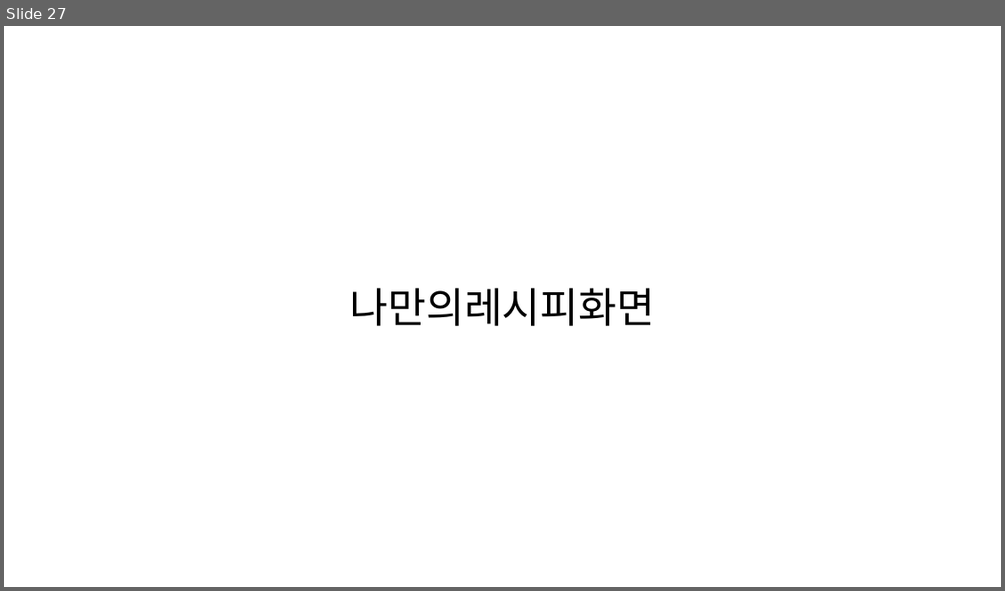
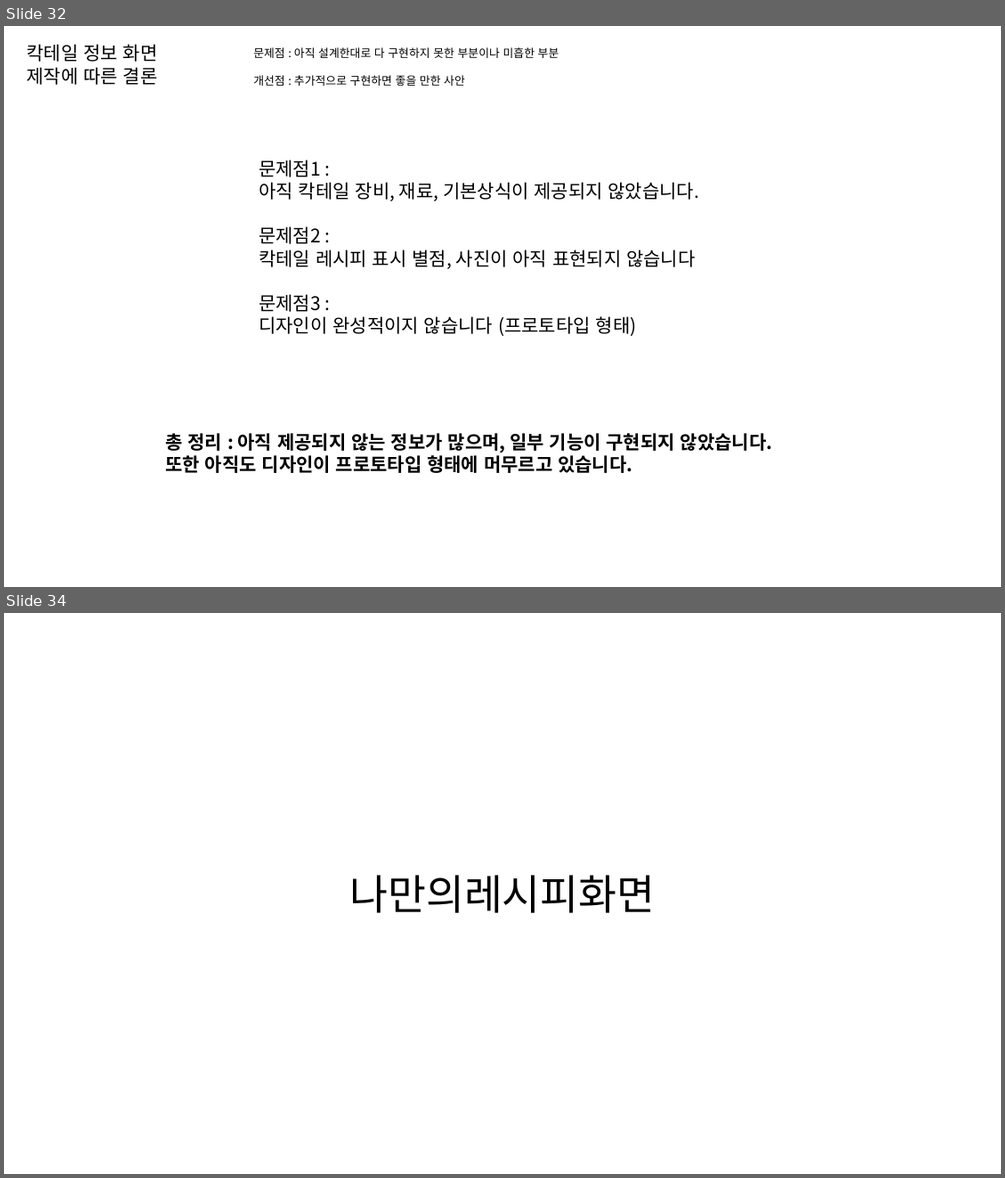
Before and after one commit to byungmeo/CockFit, a slide deck: Documents/4.제작보고서/제작보고서 자료.pptx. Shown one above the other, each under a label of ours: slide 27 before the commit, slides 32 and 34 after it; the slides between them are not shown. The pictures are 1005x591 and 1005x1178 pixels, drawn with LibreOffice and Linux fonts; fonts in the diff are those of the drawing. Boxes give left, top, right and bottom in pixels: in the first picture for what was removed or moved away, otherwise in the second. Text is boxed around its words. In the diff, an @@ line names an element or a change of style, - is before the commit and + after.

Commit message:
레시피화면 사진크기조절 / 레시피정보화면 제작보고서자료 업데이트

```diff
--- a/Documents/4.제작보고서/제작보고서 자료.pptx
+++ b/Documents/4.제작보고서/제작보고서 자료.pptx
@@ slide 32 added at bbox=[4, 26, 1001, 587], background #FFFFFF @@
@@ text added at bbox=[26, 44, 158, 85], 18 pt, text #000000 @@
+칵테일 정보 화면
+제작에 따른 결론
@@ text added at bbox=[253, 47, 559, 86], 11 pt, text #000000 @@
+문제점 : 아직 설계한대로 다 구현하지 못한 부분이나 미흡한 부분
+개선점 : 추가적으로 구현하면 좋을 만한 사안
@@ text added at bbox=[259, 160, 699, 336], 18 pt, text #000000 @@
+문제점1 :
+아직 칵테일 장비, 재료, 기본상식이 제공되지 않았습니다.
+문제점2 :
+칵테일 레시피 표시 별점, 사진이 아직 표현되지 않습니다
+문제점3 :
+디자인이 완성적이지 않습니다 (프로토타입 형태)
@@ text added at bbox=[165, 433, 772, 473], 18 pt, text #000000, bold @@
+총 정리 : 아직 제공되지 않는 정보가 많으며, 일부 기능이 구현되지 않았습니다.
+또한 아직도 디자인이 프로토타입 형태에 머무르고 있습니다.
@@ what was slide 27 is now slide 34 @@
```
Also in this commit, not shown: 3 slides changed, 6 other slides added, 7 other files.
